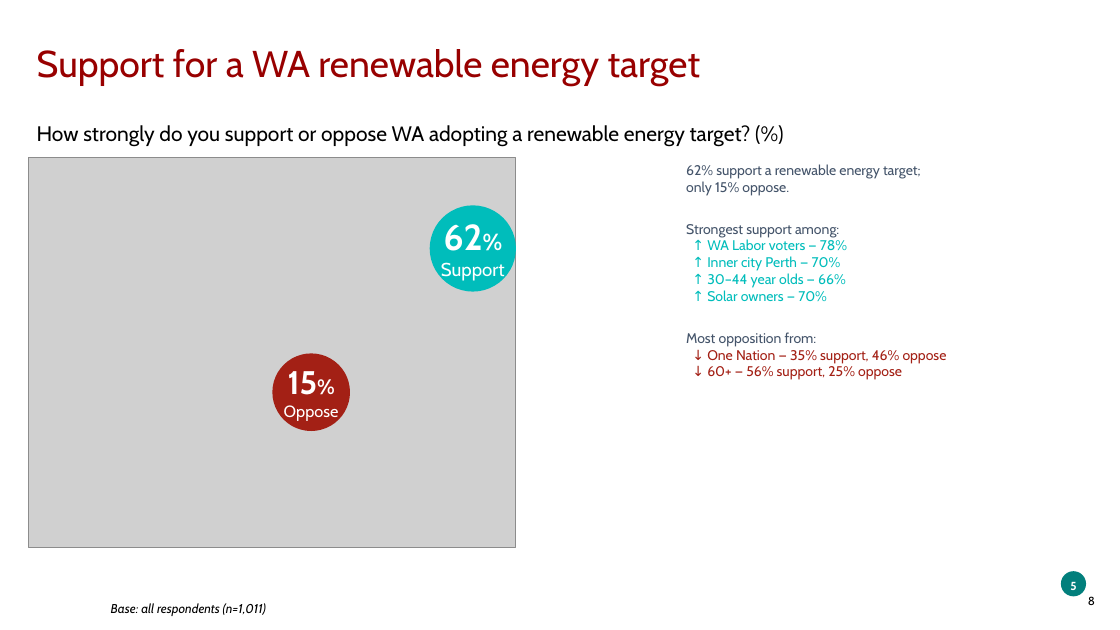
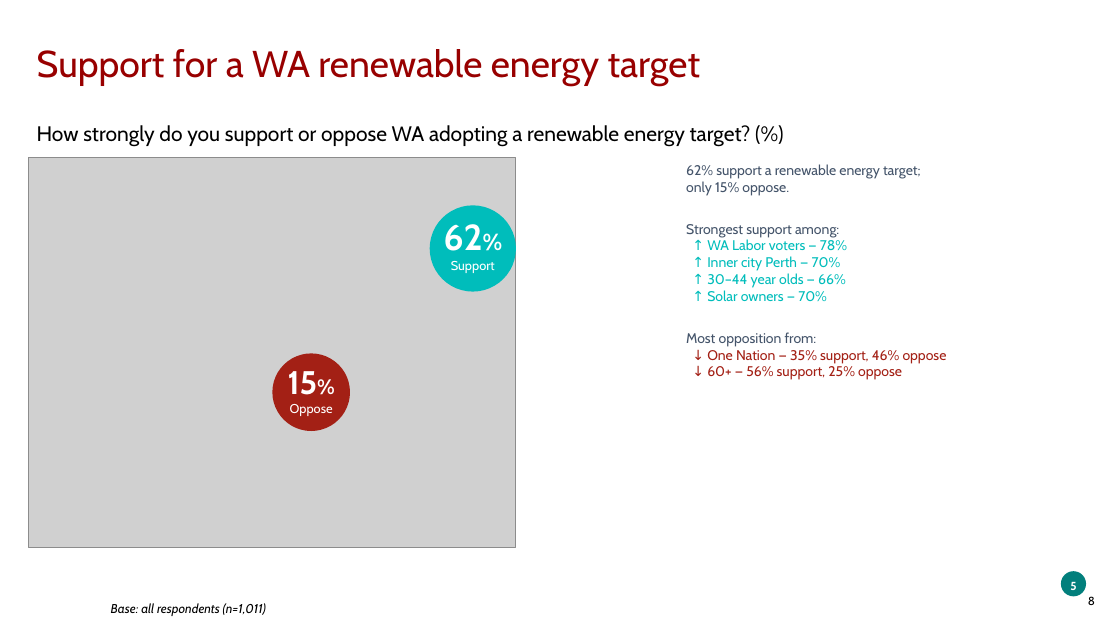
Before and after one commit to ThomasB4242/Test-1, a slide deck: slide 8 of sample_data/wa_energy_output.pptx. Drawn at 1120x630 pixels with LibreOffice and Linux fonts; fonts in the diff are those of the drawing; grey boxes stand for pictures; background and template pictures are left out. Boxes give left, top, right and bottom in pixels: in the first picture for what was removed or moved away, otherwise in the second. Text is boxed around its words. In the diff, an @@ line names an element or a change of style, - is before the commit and + after.

```diff
--- a/sample_data/wa_energy_output.pptx
+++ b/sample_data/wa_energy_output.pptx
@@ text "Support": place and size @@
-text "Support" at (441, 262, 505, 281)
+text "Support" at (451, 261, 495, 273)
@@ text "Support" at (451, 261, 495, 273): size 16 to 11 pt @@
@@ text "Oppose" at (290, 404, 333, 416): size 14 to 11 pt @@
```
Also in this commit, not shown: 3 other files.
